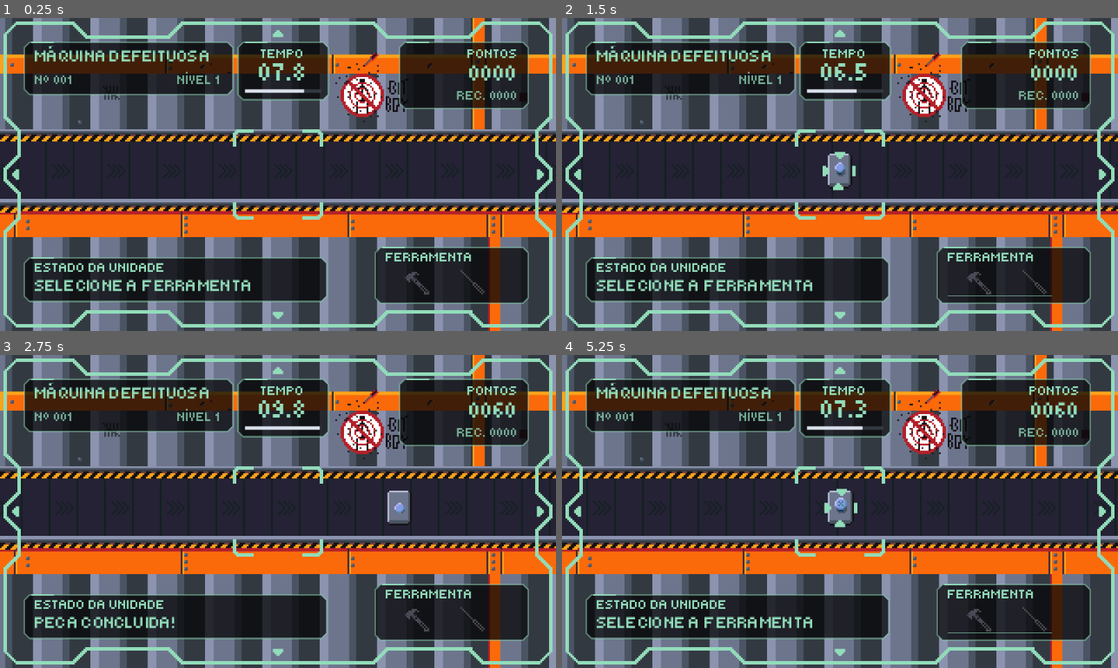
Above: before the commit, frames 1-4 (two rows, left to right).
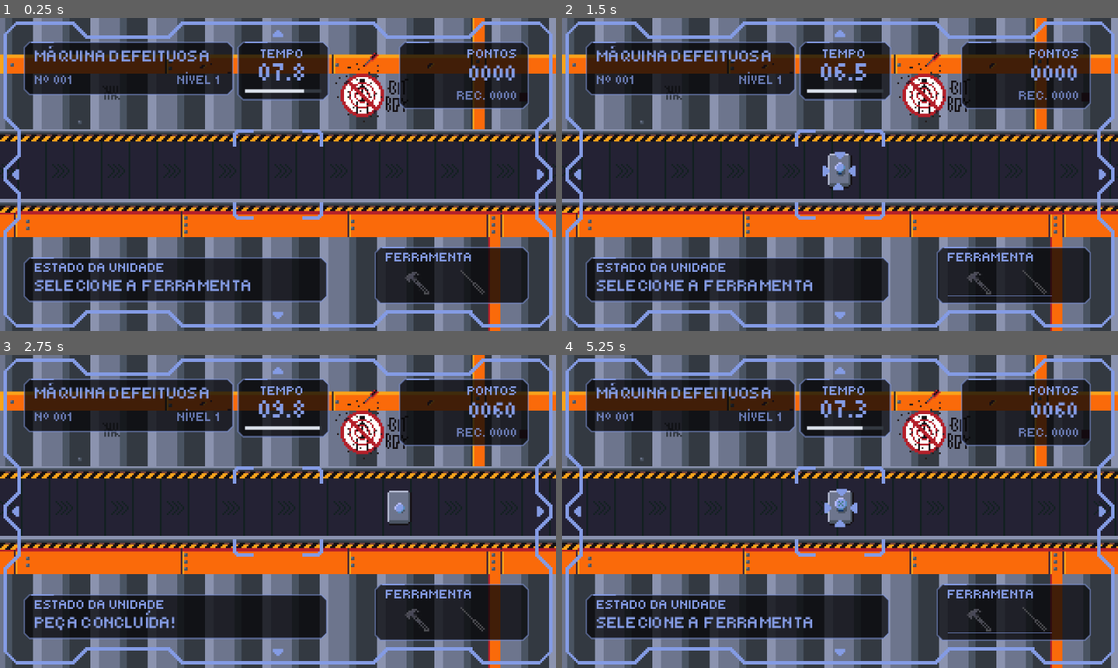
Above: after the commit, the same moments.

Repository: mariana-bravo/unidade404-classic
Game: Godot game, scene res://scenes/game.tscn
Same seed, same stepped clock (60 frames per second), same inputs: the game is played once before the commit and once after it. This scene is started directly instead of the project's main scene. Sound files missing from this copy of the repository are replaced by a short silence.
Inputs (mouse positions are in pixels of both pictures, inside the frame that each line leads up to):
- Up to frame 1 (0.25 s): no input
- Up to frame 2 (1.5 s): move the mouse to (962, 158) at 0.52 s; click (962, 158) at 0.67 s; move the mouse to (728, 190) at 1.27 s; click (728, 190) at 1.42 s
- Up to frame 3 (2.75 s): move the mouse to (333, 442) at 2.02 s; click (333, 442) at 2.17 s
- Up to frame 4 (5.25 s): move the mouse to (812, 574) at 2.77 s; click (812, 574) at 2.92 s; move the mouse to (1006, 558) at 3.52 s; click (1006, 558) at 3.67 s; move the mouse to (673, 464) at 4.27 s; click (673, 464) at 4.42 s; move the mouse to (867, 511) at 5.02 s; click (867, 511) at 5.17 s

The runs differ from the first frame. In frame 1, 8.8% of the frame differs, in the area x 0-100%, y 1-99%; in frame 2, 9.0%; in frame 3, 8.5%; in frame 4, 9.0%.

Commit message:
finalização pra gamejam

Diff:
--- a/scenes/calibration.tscn
+++ b/scenes/calibration.tscn
@@ -1,46 +1,47 @@
-[gd_scene load_steps=3 format=3]
+[gd_scene format=3 uid="uid://d1r8g2bw5x85a"]
 
-[ext_resource type="Script" path="res://scripts/calibration.gd" id="1_script"]
+[ext_resource type="Script" uid="uid://daybcqwt3l5ld" path="res://scripts/calibration.gd" id="1_script"]
+[ext_resource type="Script" uid="uid://cslmq2arup1fp" path="res://scripts/click_reader.gd" id="2_reader"]
 
-[ext_resource type="Script" path="res://scripts/click_reader.gd" id="2_reader"]
-
-[node name="Calibration" type="Control"]
+[node name="Calibration" type="Control" unique_id=1752803826]
 layout_mode = 3
 anchors_preset = 15
 anchor_right = 1.0
 anchor_bottom = 1.0
+grow_horizontal = 2
+grow_vertical = 2
 mouse_filter = 2
 script = ExtResource("1_script")
 
-[node name="ClickReader" type="Node" parent="."]
+[node name="ClickReader" type="Node" parent="." unique_id=1376681539]
 script = ExtResource("2_reader")
 
-[node name="Heading" type="Label" parent="."]
+[node name="Heading" type="Label" parent="." unique_id=1263559460]
 layout_mode = 0
 offset_left = 15.0
 offset_top = 20.0
 offset_right = 315.0
 offset_bottom = 45.0
 theme_override_font_sizes/font_size = 14
-text = "TESTE DO LEITOR DE CLIQUES"
+text = "UNIDADE 404: TUTORIAL"
 autowrap_mode = 3
 
-[node name="Status" type="Label" parent="."]
+[node name="Status" type="Label" parent="." unique_id=849979864]
 layout_mode = 0
 offset_left = 20.0
 offset_top = 78.0
 offset_right = 300.0
 offset_bottom = 114.0
 theme_override_font_sizes/font_size = 13
-text = "CLIQUE, DUPLO CLIQUE OU SEGURE"
+text = "A LINHA DE PRODUÇÃO   01/05"
 autowrap_mode = 3
 
-[node name="Info" type="Label" parent="."]
+[node name="Info" type="Label" parent="." unique_id=328667456]
 layout_mode = 0
 offset_left = 20.0
 offset_top = 147.0
 offset_right = 310.0
 offset_bottom = 169.0
 theme_override_font_sizes/font_size = 9
-text = "MARCO M1 — placeholder, ainda não é o jogo."
+text = "Use somente o botão esquerdo do mouse."
 autowrap_mode = 3
--- a/scenes/game.tscn
+++ b/scenes/game.tscn
@@ -6,39 +6,33 @@
 [ext_resource type="Script" uid="uid://cej7vg6a82qd6" path="res://scripts/interaction_controller.gd" id="2_lnu2h"]
 [ext_resource type="Script" uid="uid://dxrhwxvummwol" path="res://scripts/run_manager.gd" id="3_p57ef"]
 [ext_resource type="Script" uid="uid://ptmscpkv0nyw" path="res://scripts/board_generator.gd" id="5_iywne"]
-
-[ext_resource type="PackedScene" path="res://scenes/visor_hud.tscn" id="7_hud"]
-
-[ext_resource type="Script" path="res://scripts/game_feedback.gd" id="8_feedback"]
-
+[ext_resource type="PackedScene" uid="uid://k1a8u1vitg2b" path="res://scenes/visor_hud.tscn" id="7_hud"]
+[ext_resource type="Script" uid="uid://cv2fn2u62usft" path="res://scripts/game_feedback.gd" id="8_feedback"]
 [ext_resource type="PackedScene" path="res://scenes/shutdown_fx.tscn" id="9_shutdown"]
-
-[ext_resource type="Texture2D" path="res://art/Background/404_background.png" id="10_background"]
-
-[ext_resource type="PackedScene" path="res://scenes/helper_arm.tscn" id="11_helper_arm"]
-
-[ext_resource type="AudioStream" path="res://audio/retro-bgm-chan-vs-robbot_vs-534622.mp3" id="12_music"]
+[ext_resource type="Texture2D" uid="uid://dbrw1jfadyax8" path="res://art/Background/404_background.png" id="10_background"]
+[ext_resource type="PackedScene" uid="uid://luj2yp2xtg8n" path="res://scenes/helper_arm.tscn" id="11_helper_arm"]
+[ext_resource type="AudioStream" uid="uid://b5xll3rpdn8fl" path="res://audio/retro-bgm-chan-vs-robbot_vs-534622.mp3" id="12_music"]
 
 [node name="Game" type="Node2D" unique_id=32358537]
 script = ExtResource("1_lnu2h")
 
-[node name="Background" type="Sprite2D" parent="."]
+[node name="Background" type="Sprite2D" parent="." unique_id=1373882033]
 texture_filter = 1
 texture = ExtResource("10_background")
 centered = false
 
-[node name="WallLed" type="ColorRect" parent="."]
+[node name="WallLed" type="ColorRect" parent="." unique_id=208281807]
 offset_left = 299.0
 offset_top = 43.0
 offset_right = 304.0
 offset_bottom = 48.0
-color = Color(0.23137255, 0.09019608, 0.14509804, 1)
 mouse_filter = 2
+color = Color(0.23137255, 0.09019608, 0.14509805, 1)
 
 [node name="Conveyor" parent="." unique_id=1639852914 instance=ExtResource("2_lbhrr")]
 demo_mode = false
 
-[node name="HelperArm" parent="." instance=ExtResource("11_helper_arm")]
+[node name="HelperArm" parent="." unique_id=155255939 instance=ExtResource("11_helper_arm")]
 z_index = 4
 
 [node name="RunManager" type="Node" parent="." unique_id=1042769601]
@@ -55,15 +49,17 @@
 script = ExtResource("1_yqjtg")
 metadata/_custom_type_script = "uid://cslmq2arup1fp"
 
-[node name="VisorHud" parent="." instance=ExtResource("7_hud")]
+[node name="VisorHud" parent="." unique_id=88104475 instance=ExtResource("7_hud")]
 
-[node name="InputFeedback" type="Control" parent="."]
+[node name="InputFeedback" type="Control" parent="." unique_id=1433857097]
 z_index = 3
+layout_mode = 3
+anchors_preset = 0
 mouse_filter = 2
 script = ExtResource("8_feedback")
 
-[node name="ShutdownFx" parent="." instance=ExtResource("9_shutdown")]
+[node name="ShutdownFx" parent="." unique_id=1163706137 instance=ExtResource("9_shutdown")]
 
-[node name="Music" type="AudioStreamPlayer" parent="."]
+[node name="Music" type="AudioStreamPlayer" parent="." unique_id=1424957747]
 stream = ExtResource("12_music")
 volume_db = -20.0
--- /dev/null
+++ b/scenes/input_test.tscn
@@ -0,0 +1,47 @@
+[gd_scene format=3 uid="uid://uh761s37ihvh"]
+
+[ext_resource type="Script" path="res://scripts/input_test.gd" id="1_script"]
+[ext_resource type="Script" uid="uid://cslmq2arup1fp" path="res://scripts/click_reader.gd" id="2_reader"]
+
+[node name="InputTest" type="Control" unique_id=1073021870]
+layout_mode = 3
+anchors_preset = 15
+anchor_right = 1.0
+anchor_bottom = 1.0
+grow_horizontal = 2
+grow_vertical = 2
+mouse_filter = 2
+script = ExtResource("1_script")
+
+[node name="ClickReader" type="Node" parent="." unique_id=361125278]
+script = ExtResource("2_reader")
+
+[node name="Heading" type="Label" parent="." unique_id=2145248993]
+layout_mode = 0
+offset_left = 15.0
+offset_top = 20.0
+offset_right = 315.0
+offset_bottom = 45.0
+theme_override_font_sizes/font_size = 14
+text = "TESTE DO LEITOR DE CLIQUES"
+autowrap_mode = 3
+
+[node name="Status" type="Label" parent="." unique_id=1248589036]
+layout_mode = 0
+offset_left = 20.0
+offset_top = 78.0
+offset_right = 300.0
+offset_bottom = 114.0
+theme_override_font_sizes/font_size = 13
+text = "CLIQUE, DUPLO CLIQUE OU SEGURE"
+autowrap_mode = 3
+
+[node name="Info" type="Label" parent="." unique_id=534150542]
+layout_mode = 0
+offset_left = 20.0
+offset_top = 147.0
+offset_right = 310.0
+offset_bottom = 169.0
+theme_override_font_sizes/font_size = 9
+text = "MARCO M1 — placeholder, ainda não é o jogo."
+autowrap_mode = 3
--- a/scenes/intro.tscn
+++ b/scenes/intro.tscn
@@ -12,13 +12,15 @@
 mouse_filter = 2
 script = ExtResource("1_script")
 
-[node name="Story" type="Label" parent="." unique_id=1447773931]
+[node name="Story" type="RichTextLabel" parent="." unique_id=1447773931]
 layout_mode = 0
 offset_left = 23.0
-offset_top = 48.0
+offset_top = 36.0
 offset_right = 298.0
-offset_bottom = 132.0
-theme_override_font_sizes/font_size = 14
+offset_bottom = 144.0
+mouse_filter = 2
+theme_override_font_sizes/normal_font_size = 14
+scroll_active = false
 autowrap_mode = 3
 
 [node name="Hint" type="Label" parent="." unique_id=1428708803]
--- /dev/null
+++ b/scenes/run_manager_test.tscn
@@ -0,0 +1,12 @@
+[gd_scene format=3 uid="uid://bp3ieb0rclryd"]
+
+[ext_resource type="Script" path="res://tests/run_manager_test.gd" id="1_vx3ro"]
+
+[node name="RunManagerTest" type="Control" unique_id=1193608847]
+layout_mode = 3
+anchors_preset = 15
+anchor_right = 1.0
+anchor_bottom = 1.0
+grow_horizontal = 2
+grow_vertical = 2
+script = ExtResource("1_vx3ro")
--- a/scripts/autoload/config.gd
+++ b/scripts/autoload/config.gd
@@ -11,6 +11,8 @@
 const DESLIGAMENTO_DURACAO: float = 2.0
 const GAME_OVER_PROTECAO: float = 1.5
 const REBOOT_DURACAO: float = 1.2
+# Tempo de leitura com a tela totalmente aberta, antes de iniciar a partida.
+const REBOOT_LEITURA: float = 3.0
 const GAME_OVER_ESPERA: float = 5.0
 const TEMPO_SUBSTITUICAO: float = 1.0
 const BARRA_INICIAL: float = 8.0
--- a/scripts/autoload/game_state.gd
+++ b/scripts/autoload/game_state.gd
@@ -17,7 +17,11 @@
 		generated = NameGenerator.gerar_nome_robo()
 	robot_name = generated["nome"]
 	robot_gender = generated["genero"]
-	color_index = (serial - 1) % Config.PALETA.size()
+	# A primeira unidade pode usar qualquer cor; as seguintes não repetem a anterior.
+	if serial == 1 or Config.PALETA.size() <= 1:
+		color_index = randi_range(0, Config.PALETA.size() - 1)
+	else:
+		color_index = (color_index + randi_range(1, Config.PALETA.size() - 1)) % Config.PALETA.size()
 	score = 0
 	life_seconds = 0.0
 	level = 1
--- a/scripts/autoload/scoreboard_data.gd
+++ b/scripts/autoload/scoreboard_data.gd
@@ -1,10 +1,11 @@
 extends Node
 ## Binário little-endian: U404, versão u16, quantidade u8;
-## por linha: tamanho UTF-8 u16, nome, pontos u32, segundos float64.
+## por linha: tamanho UTF-8 u16, nome, pontos u32, segundos float64, cor RGBA u32 (v2; lê também v1 sem cor).
 signal changed
 
 const MAGIC := "U404"
-const VERSION := 1
+const VERSION := 2
+const LEGACY_COLOR := Color("dae0ea")
 const MAX_ENTRIES := 3
 const MAX_NAME_BYTES := 256
 const MAX_FILE_BYTES := 1024
@@ -21,10 +22,10 @@
 func get_best_score() -> int:
 	return int(_entries[0]["score"]) if not _entries.is_empty() else 0
 
-func submit_run(robot_name: String, score: int, life_seconds: float) -> bool:
+func submit_run(robot_name: String, score: int, life_seconds: float, robot_color: Color = LEGACY_COLOR) -> bool:
 	if not _valid_entry(robot_name, score, life_seconds):
 		return false
-	var entry := {"name": robot_name, "score": score, "life_seconds": life_seconds}
+	var entry := {"name": robot_name, "score": score, "life_seconds": life_seconds, "color": robot_color.to_rgba32()}
 	# Empate exato mantém as vidas que já estavam no placar.
 	var index := 0
 	while index < _entries.size() and not _better(entry, _entries[index]):
@@ -64,6 +65,7 @@
 		file.store_buffer(name_bytes)
 		file.store_32(entry["score"])
 		file.store_double(entry["life_seconds"])
+		file.store_32(entry["color"])
 	file.flush()
 	var error := file.get_error()
 	file.close()
@@ -88,7 +90,10 @@
 	var size := file.get_length()
 	if size < 7 or size > MAX_FILE_BYTES:
 		return invalid
-	if file.get_buffer(4).get_string_from_ascii() != MAGIC or file.get_16() != VERSION:
+	if file.get_buffer(4).get_string_from_ascii() != MAGIC:
+		return invalid
+	var version := file.get_16()
+	if version != 1 and version != VERSION:
 		return invalid
 	var count := file.get_8()
 	if count > MAX_ENTRIES:
@@ -98,7 +103,7 @@
 		if size - file.get_position() < 2:
 			return invalid
 		var length := file.get_16()
-		if length < 1 or length > MAX_NAME_BYTES or size - file.get_position() < length + 12:
+		if length < 1 or length > MAX_NAME_BYTES or size - file.get_position() < length + (16 if version >= 2 else 12):
 			return invalid
 		var bytes := file.get_buffer(length)
 		var robot_name := bytes.get_string_from_utf8()
@@ -106,9 +111,10 @@
 			return invalid
 		var score := file.get_32()
 		var seconds := file.get_double()
+		var color := file.get_32() if version >= 2 else LEGACY_COLOR.to_rgba32()
 		if not _valid_entry(robot_name, score, seconds):
 			return invalid
-		entries.append({"name": robot_name, "score": score, "life_seconds": seconds})
+		entries.append({"name": robot_name, "score": score, "life_seconds": seconds, "color": color})
 	if file.get_position() != size or file.get_error() != OK:
 		return invalid
 	return {"valid": true, "entries": entries}
--- a/scripts/calibration.gd
+++ b/scripts/calibration.gd
@@ -303,7 +303,7 @@
 	if _page_index <= 0:
 		U.text(
 			self,
-			"CLIQUE ESQUERDO: PRÓXIMA TELA",
+			"CLIQUE: PRÓXIMA TELA",
 			8, 174, 8, U.MUTED, 304,
 			HORIZONTAL_ALIGNMENT_CENTER
 		)
--- a/scripts/game.gd
+++ b/scripts/game.gd
@@ -120,7 +120,7 @@
 
 # Uma etapa da ação foi realizada.
 func _on_step_completed() -> void:
-	input_feedback.show_status( "ACAO CORRETA!")
+	input_feedback.show_status( "AÇÃO CORRETA!")
 	update_interface()
 
 
@@ -159,7 +159,7 @@
 	board_transitioning = true
 	click_reader.set_enabled(false)
 
-	input_feedback.show_status( "PECA CONCLUIDA!")
+	input_feedback.show_status( "PEÇA CONCLUÍDA!")
 
 	# A peça pronta sai.
 	await conveyor.exit_board()
@@ -187,7 +187,7 @@
 	conveyor.show_empty(current_slot)
 	click_reader.set_enabled(false)
 
-	input_feedback.show_status( "AGUARDE A NOVA PECA...")
+	input_feedback.show_status( "AGUARDE A NOVA PEÇA...")
 	update_interface()
 
 	await helper_arm.replace_part(current_board[current_slot], conveyor.get_slot_position(current_slot))
@@ -199,7 +199,7 @@
 	replacing = false
 	run_manager.automation_paused = false
 
-	input_feedback.show_status( "NOVA PECA INSTALADA!")
+	input_feedback.show_status( "NOVA PEÇA INSTALADA!")
 	update_interface()
 
 	click_reader.set_enabled(true)
@@ -269,7 +269,7 @@
 	var previous_best := ScoreboardData.get_best_score()
 	var ranked := false
 	if not run_manager.training:
-		ranked = ScoreboardData.submit_run(GameState.robot_name, final_score, total_life_time)
+		ranked = ScoreboardData.submit_run(GameState.robot_name, final_score, total_life_time, Config.PALETA[GameState.color_index])
 	shutdown_fx.begin({
 		"reason": reason, "name": GameState.robot_name, "serial": GameState.serial,
 		"score": final_score, "life_seconds": total_life_time,
--- a/scripts/intro.gd
+++ b/scripts/intro.gd
@@ -11,7 +11,7 @@
 const CHARS_PER_SECOND: float = 28.0
 const QUESTION_DELAY: float = 2.0
 
-@onready var text_label: Label = $Story
+@onready var text_label: RichTextLabel = $Story
 @onready var hint_label: Label = $Hint
 
 var _typing: bool = false
@@ -31,20 +31,22 @@
 
 func _ready() -> void:
 	# Preserva a identidade visual / Preserve the visual identity.
-	text_label.add_theme_font_override("font", U.FONT)
-	text_label.add_theme_font_size_override("font_size", 20)
-	text_label.add_theme_color_override("font_color", U.INK)
+	text_label.add_theme_font_override("normal_font", U.FONT)
+	text_label.add_theme_font_size_override("normal_font_size", 14)
+	text_label.add_theme_color_override("default_color", U.INK)
 
 	hint_label.add_theme_font_override("font", U.FONT)
 	hint_label.add_theme_font_size_override("font_size", 10)
 	hint_label.add_theme_color_override("font_color", U.MUTED)
 	hint_label.text = "CLIQUE: COMPLETAR / PRÓXIMO"
 
+	if GameState.robot_name.is_empty():
+		GameState.new_robot()
 	pages = [
 		"A FÁBRICA NUNCA PARA.",
-		"Humanos erram. Eles têm justificativas.",
+		"Humanos erram.\nEles têm justificativas.",
 		"Robôs não têm.",
-		"UNIDADE 404: %s. ATIVADA. NÃO ERRE. NÃO DEMORE."
+		"%s\nUNIDADE 404: ATIVADA.\n\nNÃO ERRE.\nNÃO DEMORE."
 		% GameState.robot_name
 	]
 
@@ -132,7 +134,16 @@
 
 func _show_page() -> void:
 	# Exibe a próxima página da história / Display the next story page.
-	text_label.text = pages[page]
+	text_label.clear()
+	if page == pages.size() - 1:
+		text_label.push_font_size(18)
+		text_label.push_color(Config.PALETA[GameState.color_index])
+		text_label.add_text(GameState.robot_name)
+		text_label.pop()
+		text_label.pop()
+		text_label.add_text("\nUNIDADE 404: ATIVADA.\n\nNÃO ERRE.\nNÃO DEMORE.")
+	else:
+		text_label.add_text(pages[page])
 	visible_chars = 0.0
 	text_label.visible_characters = 0
 	_typing = true
--- a/scripts/scoreboard.gd
+++ b/scripts/scoreboard.gd
@@ -37,14 +37,16 @@
 		draw_line(Vector2(12, y + 20), Vector2(308, y + 20), U.LINE)
 		U.text(self, "%02d" % (i + 1), 18, y + 13, 10, U.AMBER if i == 0 else U.MUTED)
 		var name_text := "---"
+		var name_color := U.INK
 		var life_text := "---"
 		var score_text := "---"
 		if i < _entries.size():
 			name_text = _entries[i]["name"].to_upper()
+			name_color = Color.hex(_entries[i]["color"])
 			var seconds := int(_entries[i]["life_seconds"])
 			life_text = "%02d:%02d" % [seconds / 60, seconds % 60]
 			score_text = str(_entries[i]["score"])
-		U.text(self, name_text, 40, y + 13, 10, U.INK, 143)
+		U.text(self, name_text, 40, y + 13, 10, name_color, 143)
 		U.text(self, life_text, 191, y + 13, 10, U.MUTED, 58)
 		U.text(self, score_text, 251, y + 13, 10, U.AMBER if i == 0 else U.INK, 50, HORIZONTAL_ALIGNMENT_RIGHT)
 	U.text(self, "SEGURAR: VOLTAR", 24, 175, 10, U.MUTED)
--- a/scripts/shutdown_fx.gd
+++ b/scripts/shutdown_fx.gd
@@ -103,6 +103,7 @@
 	_requires_release = _physical_down
 	_cause.text = "TEMPO ESGOTADO" if result["reason"] == RunManager.MOTIVO_TEMPO_ESGOTADO else "AÇÃO INCORRETA"
 	_identity.text = result["name"].to_upper()
+	_identity.add_theme_color_override("font_color", Config.PALETA[GameState.color_index])
 	var seconds := int(result["life_seconds"])
 	_points.text = str(result["score"])
 	_life.text = "%02d:%02d" % [seconds / 60, seconds % 60]
@@ -127,6 +128,7 @@
 	_boot_text.text = "INICIALIZANDO"
 	_boot_serial.text = "Nº %03d" % GameState.serial
 	_boot_name.text = robot_name.to_upper()
+	_boot_name.add_theme_color_override("font_color", Config.PALETA[GameState.color_index])
 	U.fit_label(_boot_name, 272, 20)
 	_boot_fill.size.x = 0
 	_material.set_shader_parameter("image_scale", Vector2(0.008, 0.012))
@@ -178,7 +180,7 @@
 			_material.set_shader_parameter("image_scale", Vector2(lerpf(0.008, 1.0, minf(t / 0.25, 1.0)), lerpf(0.012, 1.0, clampf((t - 0.25) / 0.45, 0.0, 1.0))))
 			_boot_fill.size.x = 272 * t
 			_boot_text.text = "UNIDADE ATIVADA" if t >= 0.7 else "INICIALIZANDO"
-			if t >= 1.0:
+			if elapsed >= Config.REBOOT_DURACAO + Config.REBOOT_LEITURA:
 				_collapse.visible = false
 				_boot_panel.visible = false
 				state = State.HIDDEN
--- a/scripts/slot_visual.gd
+++ b/scripts/slot_visual.gd
@@ -29,6 +29,8 @@
 	for texture in FOCUS_FRAMES:
 		frames.add_frame("default", texture)
 	_focus = AnimatedSprite2D.new()
+	# Acima das bordas e dos módulos vizinhos (z=0), abaixo da esteira (z=2).
+	_focus.z_index = 1
 	_focus.sprite_frames = frames
 	_focus.centered = false
 	_focus.position = ((size - FOCUS_FRAMES[0].get_size()) / 2.0).floor()
Binary file added: art/unidade-404.ico
Not shown, added: export_presets.cfg
Not shown, added: fonts/PixelifySans-OFL.txt
Binary file added: fonts/PixelifySans.ttf
Not shown, added: fonts/PixelifySans.ttf.import
Not shown, changed: fonts/README.txt
Not shown, changed: audio/CREDITS.md
